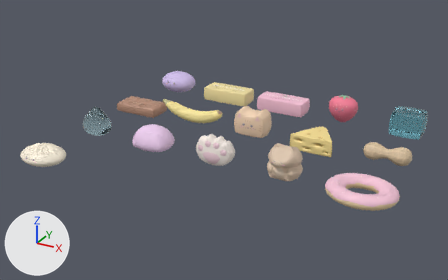
A saved change to the Blender file assets/blender/squishy-collection.blend.
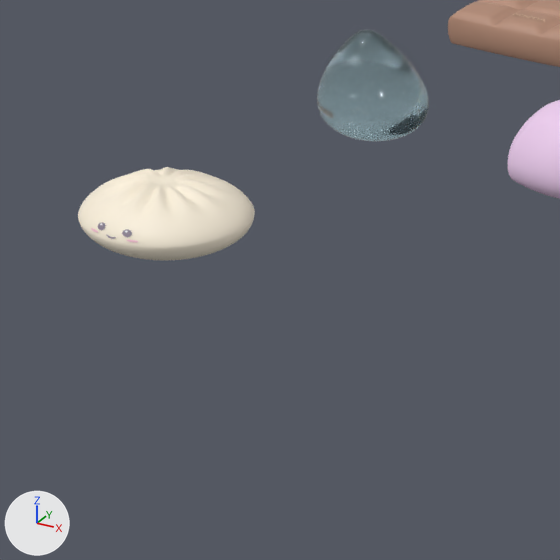
There are two pictures of each version: one whole from a 50 mm lens placed at (25.72, -39.35, 16.32), pointed at (8.52, -8.08, 0.69), one close up on the part from 0% to 33% of the width and 35% to 88% of the height. Every picture has the same lights, and +X, +Y and +Z are marked at lower left. The older version's two pictures come first.

The older version as bpy lines, for what is in view:
```python
me_chocolate = bpy.data.meshes.new('chocolate')
me_chocolate.from_pydata(...)  # 5402 vertices, 10800 faces; spans x -1.73..1.73, y 0.04..0.74, z -0.92..0.92
me_chocolate.polygons.foreach_set('use_smooth', [True] * 10800)
me_chocolate.materials.append(mat_chocolate_surface)  # beige #b58b76
me_dumpling = bpy.data.meshes.new('dumpling')
me_dumpling.from_pydata(...)  # 5402 vertices, 10800 faces; spans x -1.45..1.45, y 0.04..1.19, z -1.18..1.18
me_dumpling.polygons.foreach_set('use_smooth', [True] * 10800)
me_dumpling.materials.append(mat_dumpling_surface)  # pale yellow #faf0db
me_gumdrop = bpy.data.meshes.new('gumdrop')
me_gumdrop.from_pydata(...)  # 5402 vertices, 10800 faces; spans x -1.32..1.32, y 0.04..1.52, z -1.07..1.07
me_gumdrop.polygons.foreach_set('use_smooth', [True] * 10800)
me_gumdrop.materials.append(mat_sugar_drop_surface)  # pale pink #efcef0
ob_chocolate___reference_skin = bpy.data.objects.new('Chocolate - reference skin', me_chocolate)
ob_chocolate___reference_skin.location = (0.0, -5.0, 0.0)
ob_chocolate___reference_skin.rotation_euler = (1.571, 0.0, 0.0)  # degrees (90, 0, 0)
ob_dumpling___reference_skin = bpy.data.objects.new('Dumpling - reference skin', me_dumpling)
ob_dumpling___reference_skin.location = (0.0, -15.0, 0.0)
ob_dumpling___reference_skin.rotation_euler = (1.571, 0.0, 0.0)  # degrees (90, 0, 0)
ob_sugar_drop___reference_skin = bpy.data.objects.new('Sugar Drop - reference skin', me_gumdrop)
ob_sugar_drop___reference_skin.location = (4.5, -10.0, 0.0)
ob_sugar_drop___reference_skin.rotation_euler = (1.571, 0.0, 0.0)  # degrees (90, 0, 0)
# also in view: 'Jelly Drop - reference skin' at (0.0, -10.0, 1.01)
```
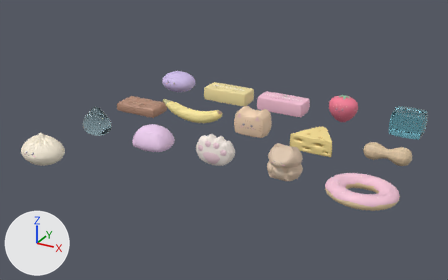
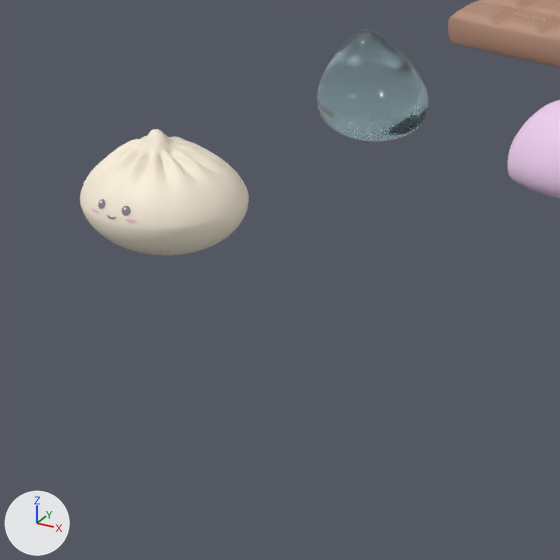
Location of each change, (x1, y1, x2, y2) in pixels of the close-ups (560 x 560 px):
'Dumpling - reference skin', reshaped (35% taller): before (78, 167, 255, 260); after (80, 129, 249, 255)

The change, as a list of edits to the scene's bpy script:
```text
Change me_dumpling:
    used by ob_dumpling___reference_skin; location = (0.0, -15.0, 0.0); rotation_euler = (1.571, 0.0, 0.0), in degrees (90, 0, 0)
    remove me_dumpling.from_pydata(...)  # 5402 vertices, 10800 faces; spans x -1.45..1.45, y 0.04..1.19, z -1.18..1.18
    add me_dumpling.from_pydata(...)  # 5402 vertices, 10800 faces; spans x -1.39..1.39, y 0.04..2.01, z -1.12..1.12
    me_dumpling part 1: 5387 of 5402 vertices moved; they spanned x -1.45..1.45, y 0.04..1.19, z -1.18..1.18 and now span x -1.39..1.39, y 0.04..2.01, z -1.12..1.12; mean shift (0.0, 0.28, 0.0); largest move (0.0, 1.1, 0.0) -> (0.0, 2.01, 0.0)
```
